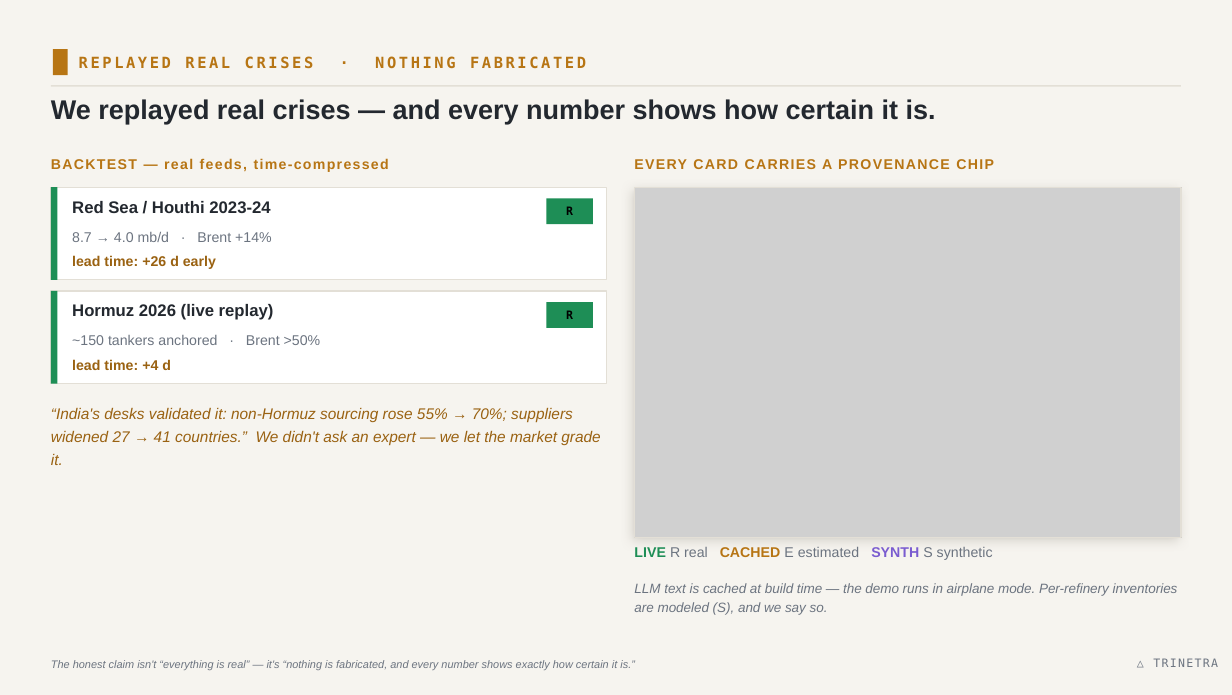
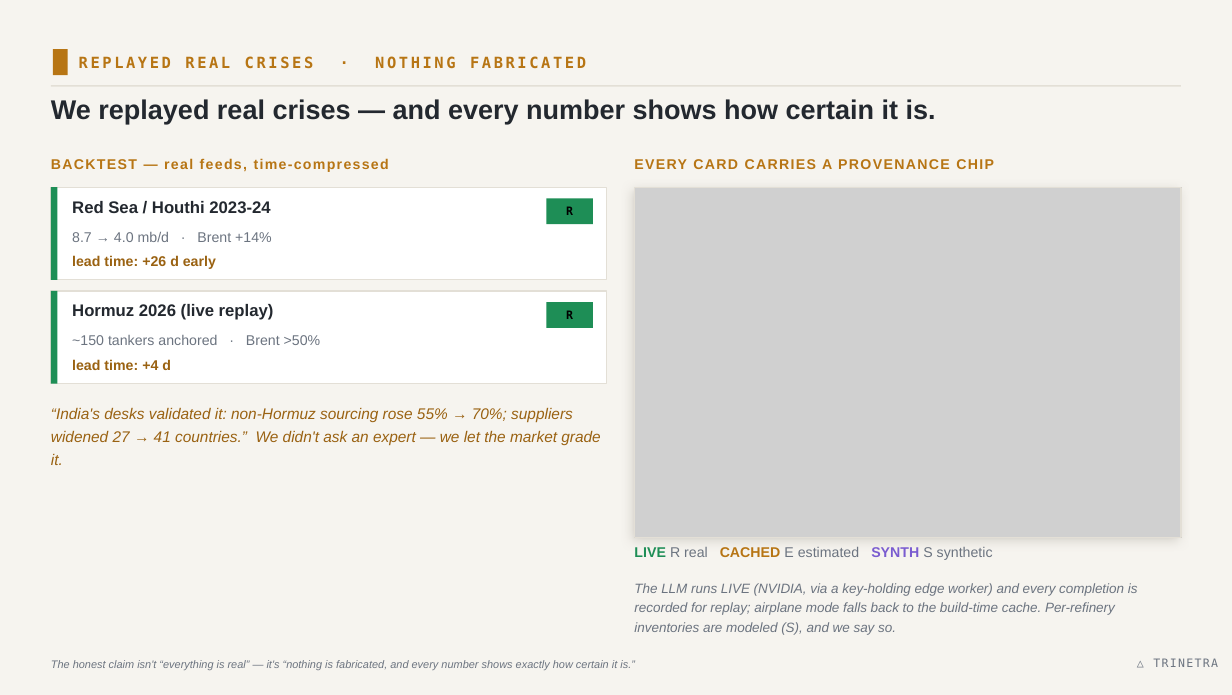
Before and after one commit to banthia14aman/ET-Hackathon, a slide deck: slide 5 of TRINETRA_Deck_Light.pptx. Drawn at 1232x695 pixels with LibreOffice and Linux fonts; fonts in the diff are those of the drawing; grey boxes stand for pictures. Boxes give left, top, right and bottom in pixels: in the first picture for what was removed or moved away, otherwise in the second. Text is boxed around its words. In the diff, an @@ line names an element or a change of style, - is before the commit and + after.

```diff
--- a/TRINETRA_Deck_Light.pptx
+++ b/TRINETRA_Deck_Light.pptx
@@ text at box(634, 583, 1138, 635): text changed @@
-LLM text is cached at build time — the demo runs in airplane mode. Per-refinery inventories are modeled (S), and we say so.
+The LLM runs LIVE (NVIDIA, via a key-holding edge worker) and every completion is recorded for replay; airplane mode falls back to the build-time cache. Per-refinery inventories are modeled (S), and we say so.
```
Also in this commit, not shown: 3 other slides changed, 4 other files.
